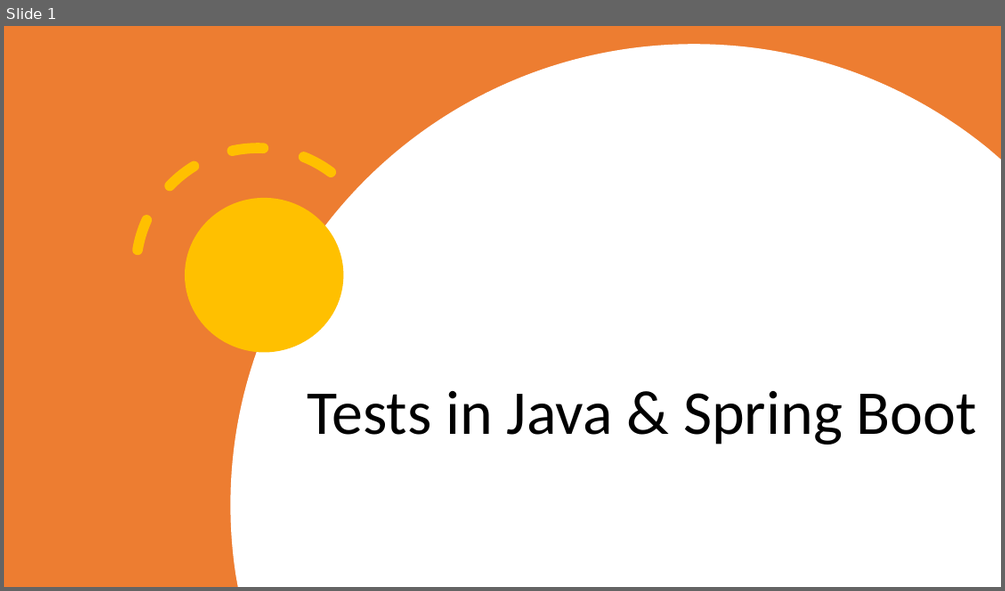
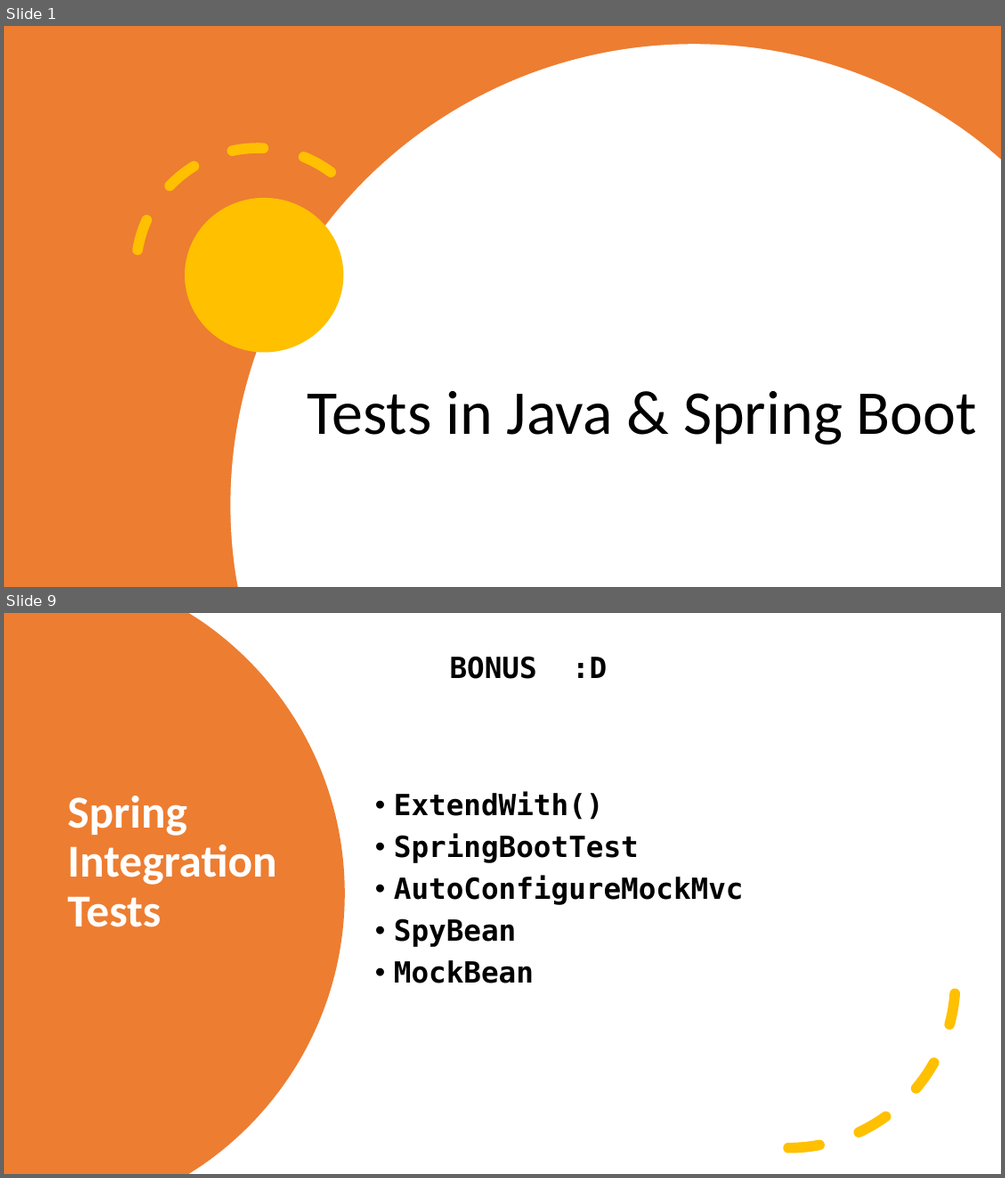
Before and after one commit to SergiuBabin/Personal_Workshops, a slide deck: Testing in Java (Spring Boot + Junit5 + Mockito)/HTTP & HTTPS.pptx. Shown one above the other, each under a label of ours: slide 1 before the commit, slides 1 and 9 after it; the slides between them are not shown. The pictures are 1005x591 and 1005x1178 pixels, drawn with LibreOffice and Linux fonts; fonts in the diff are those of the drawing. Boxes give left, top, right and bottom in pixels: in the first picture for what was removed or moved away, otherwise in the second. Text is boxed around its words. In the diff, an @@ line names an element or a change of style, - is before the commit and + after.

Commit message:
delete all tests

```diff
--- a/Testing in Java (Spring Boot + Junit5 + Mockito)/HTTP & HTTPS.pptx
+++ b/Testing in Java (Spring Boot + Junit5 + Mockito)/HTTP & HTTPS.pptx
@@ slide 9 added at [4, 613, 1001, 1174], background #FFFFFF @@
@@ freeform shape added at [4, 613, 345, 1174], fill #ED7D31 @@
@@ text added at [450, 656, 607, 679], 28 pt, text #000000, bold @@
+BONUS :D
@@ title added at [67, 795, 276, 927], 44 pt, text #FFFFFF, bold @@
+Spring Integration Tests
@@ text added at [394, 791, 744, 983], 28 pt, text #000000, bold @@
+• ExtendWith()
+• SpringBootTest
+• AutoConfigureMockMvc
+• SpyBean
+• MockBean
@@ arc (boxed as its full ellipse) added at [622, 814, 956, 1149], outline #FFC000 10 pt dashed @@
```
Also in this commit, not shown: 1 slide changed, 6 other slides added, 10 slides removed, 3 other files.
